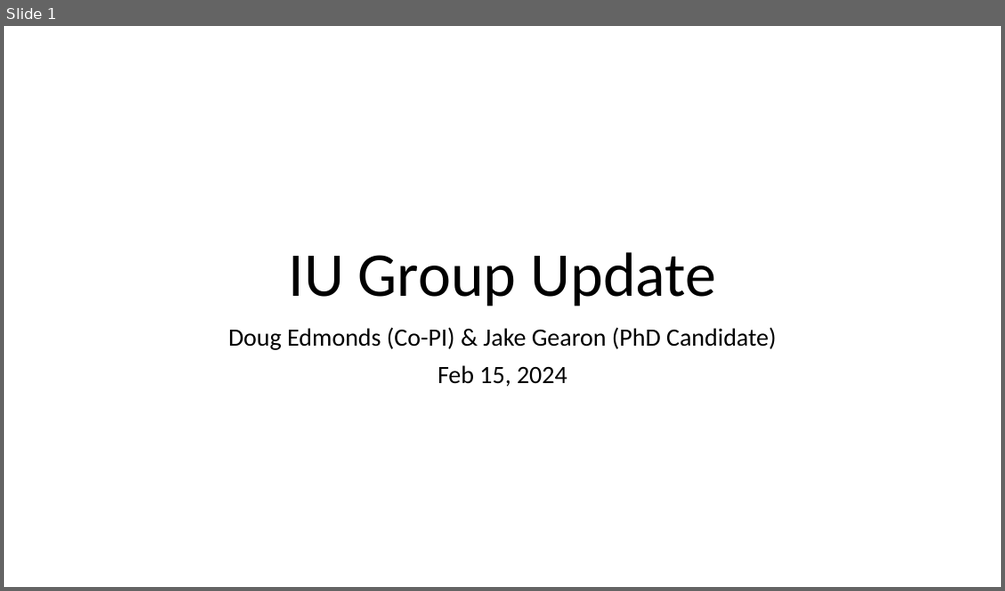
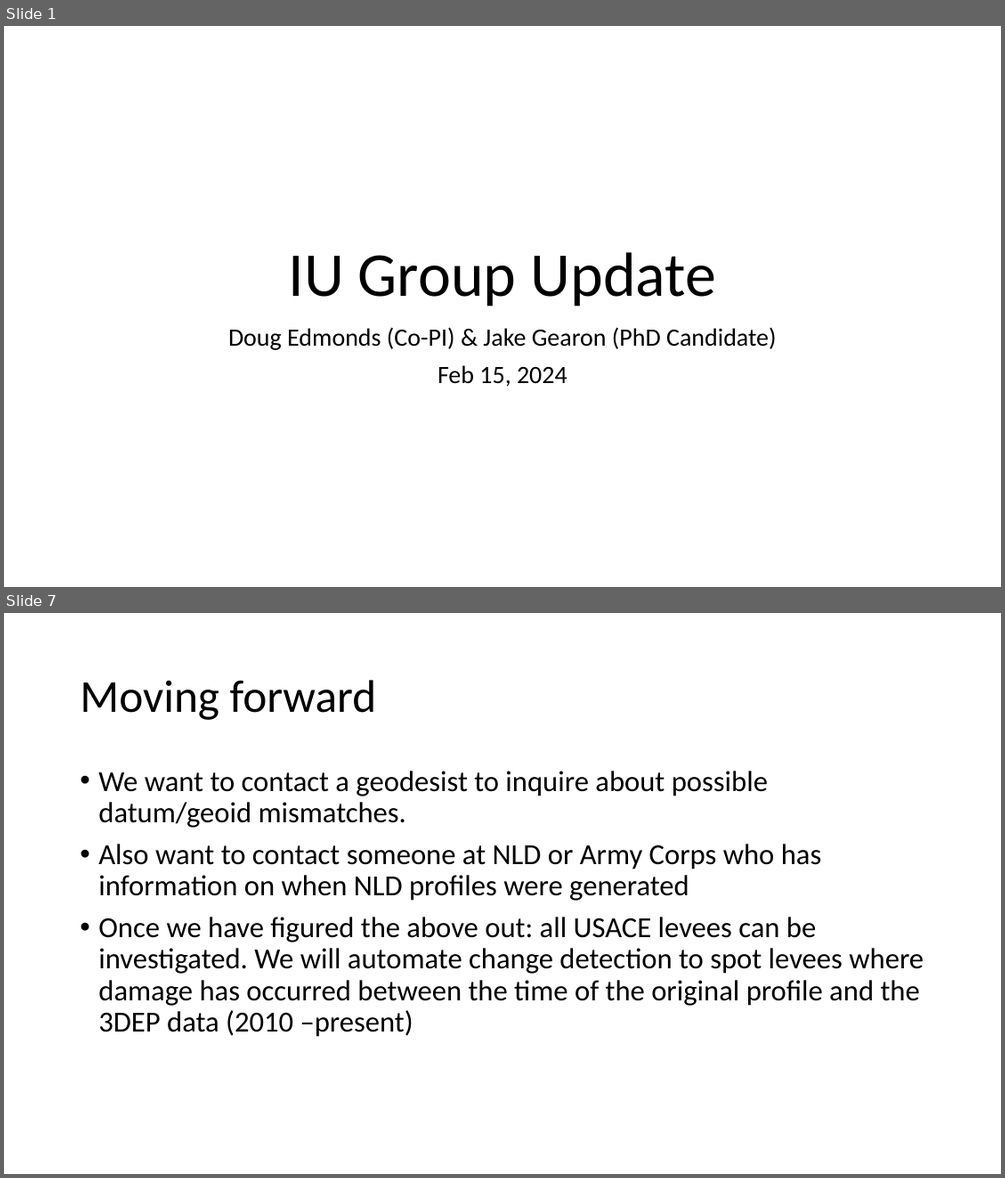
Before and after one commit to jameshgrn/army_levees, a slide deck: artificiallevees2.pptx. Shown one above the other, each under a label of ours: slide 1 before the commit, slides 1 and 7 after it; the slides between them are not shown. The pictures are 1005x591 and 1005x1178 pixels, drawn with LibreOffice and Linux fonts; fonts in the diff are those of the drawing. Boxes give left, top, right and bottom in pixels: in the first picture for what was removed or moved away, otherwise in the second. Text is boxed around its words. In the diff, an @@ line names an element or a change of style, - is before the commit and + after.

Commit message:
Update dependencies and plot levee profiles

```diff
--- a/artificiallevees2.pptx
+++ b/artificiallevees2.pptx
@@ slide 7 added at (x1=4, y1=613, x2=1001, y2=1174), background #FFFFFF @@
@@ title added at (x1=80, y1=680, x2=377, y2=720), 44 pt, text #000000 @@
+Moving forward
@@ text added at (x1=98, y1=771, x2=923, y2=1037), 28 pt, text #000000 @@
+• We want to contact a geodesist to inquire about possible datum/geoid mismatches.
+• Also want to contact someone at NLD or Army Corps who has information on when NLD profiles were generated
+• Once we have figured the above out: all USACE levees can be investigated. We will automate change detection to spot levees where damage has occurred between the time of the original profile and the 3DEP data (2010 –present)
```
Also in this commit, not shown: 2 slides changed, 6 other files.
